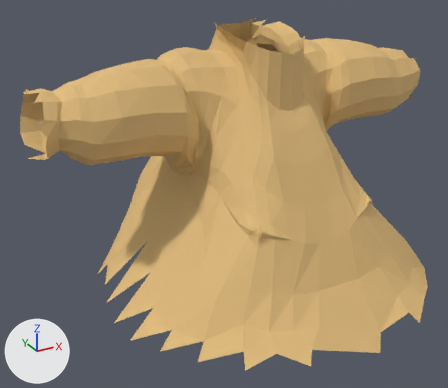
A saved change to the glTF model docs/production/essais-meshy/personnage-modulaire/pieces/haut_gilet.glb.
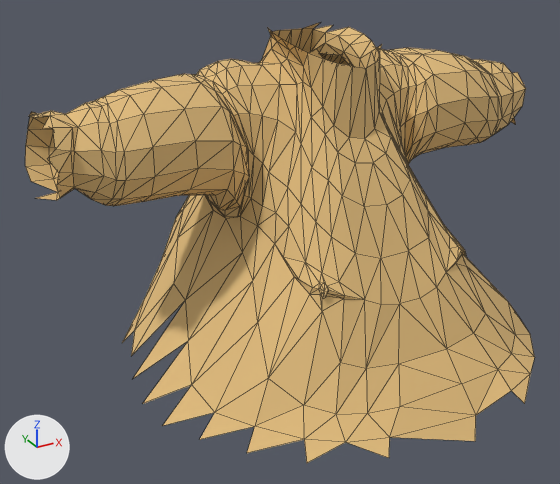
The first picture shows the older version from a camera (50 mm lens) standing at (-0.636, -1.024, 1.564) and looking at (-0.092, -0.035, 1.069). The close-ups show the older and then the newer version on the part from 0% to 100% of the width and 0% to 100% of the height of that picture. Only the edits that show in the close-ups are written down. The lights are fixed; the arrows at lower left show +X, +Y and +Z. The close-ups show mesh edges as thin lines. Vertices at exactly the same position are counted once.

Objects in the first close-up: 'haut_gilet'.
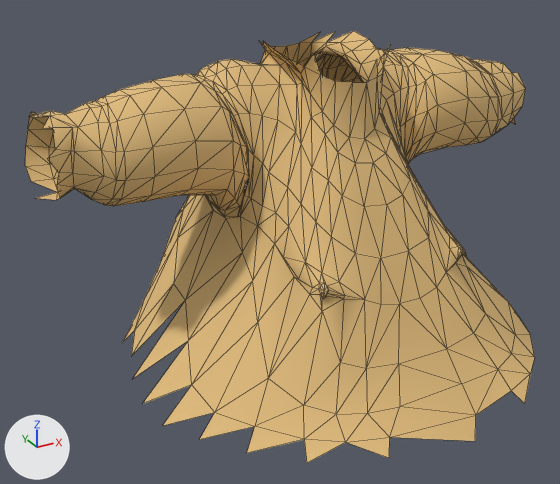
Pixel boxes [x1, y1, x2, y2] of what changed, in the close-ups (560 x 484 px; the box of a moved part takes in the faces that stretch with it):
```json
{"object": "haut_gilet", "change": "reshaped, shading changed", "before": [25, 22, 535, 463], "after": [25, 31, 535, 463]}
{"part": 1, "of": "me_haut_gilet", "change": "moved or reshaped", "before": [256, 22, 385, 143], "after": [260, 31, 391, 143]}
{"part": 2, "of": "me_haut_gilet", "change": "shading changed", "before": [25, 22, 526, 411], "after": [25, 31, 526, 411]}
```

The change, as JSON lines over the scene's bpy script:
```json
{"block": "me_haut_gilet", "where": "# used by ob_haut_gilet; location = (0.0, 0.0, 0.0)"}
{"op": "remove", "block": "me_haut_gilet", "code": "me_haut_gilet.from_pydata(...)  # 706 vertices, 1299 faces; spans x -0.447..0.427, y -0.383..0.272, z 0.848..1.387"}
{"op": "add", "block": "me_haut_gilet", "code": "me_haut_gilet.from_pydata(...)  # 706 vertices, 1299 faces; spans x -0.447..0.427, y -0.383..0.272, z 0.848..1.375"}
{"block": "me_haut_gilet", "change": "me_haut_gilet part 1: 56 of 706 vertices moved; they spanned x -0.074..0.071, y -0.108..0.129, z 1.292..1.387 and now span x -0.085..0.082, y -0.113..0.132, z 1.286..1.375; mean shift (0.0, 0.001, -0.012); largest move (-0.019, 0.097, 1.375) -> (-0.023, 0.108, 1.348)"}
{"block": "me_haut_gilet", "change": "me_haut_gilet part 2: all faces are now shaded smooth (1217 of 1299 changed)"}
```
